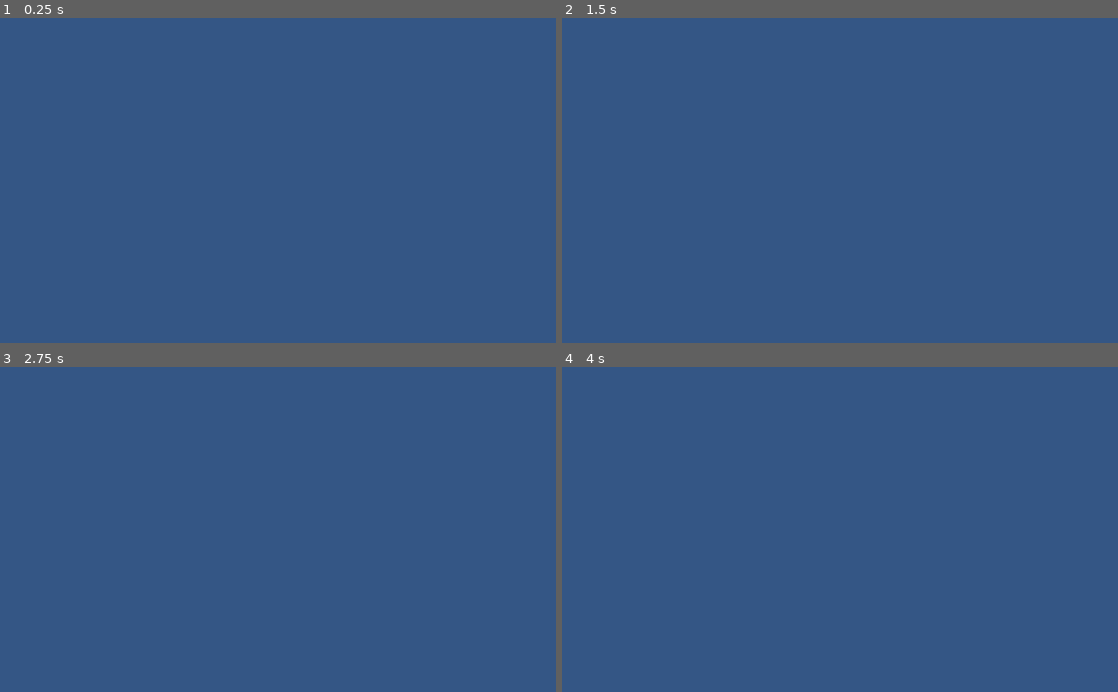
Above: before the commit, frames 1-4 (two rows, left to right).
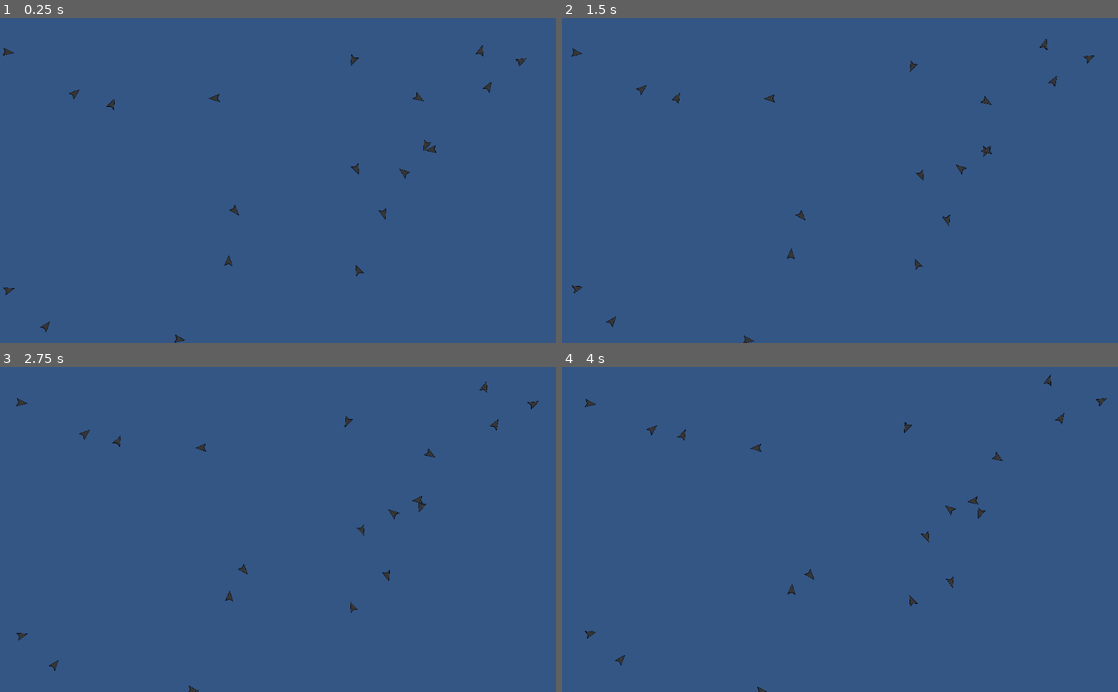
Above: after the commit, the same moments.

Repository: jrobchin/godot-boids
Game: Godot game, scene res://scenes/World.tscn
Two runs of this game, one before a commit and one after it. Both use one fixed random seed, a clock stepped at 60 frames per second and the inputs below.
Inputs:
- Up to frame 1 (0.25 s): no input
- Up to frame 2 (1.5 s): no input
- Up to frame 3 (2.75 s): no input
- Up to frame 4 (4 s): no input

The runs differ from the first frame. In frame 1, 0.5% of the frame differs, in the area x 0-95%, y 8-100%; in frame 2, 0.5%; in frame 3, 0.5%; in frame 4, 0.5%.

Commit message:
random boids moving forward

Diff:
--- a/scenes/Boid.gd
+++ b/scenes/Boid.gd
@@ -1,3 +1,30 @@
 extends Position2D
 
 class_name Boid
+
+var velocity: Vector2
+
+
+func move(delta: float, boids: Array):
+	# velocity = update_velocity(boids) * delta
+	position = position + velocity * delta
+
+
+func cohesion(boids: Array) -> Vector2:
+	return Vector2.ZERO
+
+
+func separation(boids: Array) -> Vector2:
+	return Vector2.ZERO
+
+
+func alignment(boids: Array) -> Vector2:
+	return Vector2.ZERO
+
+
+func update_velocity(boids: Array) -> Vector2:
+	return Vector2.ZERO
+
+
+func update_rotation(boids: Array) -> Vector2:
+	return Vector2.ZERO
--- a/scenes/Boid.tscn
+++ b/scenes/Boid.tscn
@@ -7,5 +7,5 @@
 script = ExtResource( 1 )
 
 [node name="Sprite" type="Sprite" parent="."]
-scale = Vector2( 0.05, 0.05 )
+scale = Vector2( 0.03, 0.04 )
 texture = ExtResource( 2 )
--- a/scenes/BoidGroup.gd
+++ b/scenes/BoidGroup.gd
@@ -1,19 +1,40 @@
 extends Node2D
+
+export var initial_boids: int = 20
 
 var rng := RandomNumberGenerator.new()
 var boid_scene = preload("res://scenes/Boid.tscn")
 
-# Called when the node enters the scene tree for the first time.
+var boids = []
+
+onready var viewport_size := get_viewport_rect().size
+onready var limits := {"x_min": 0, "x_max": viewport_size.x, "y_min": 0, "y_max": viewport_size.y}
+
+
 func _ready():
 	rng.randomize()
 
-
-func _input(event):
-	if event.is_action_pressed("debug_1"):
-		spawn_boid(rng.randi_range(0, 1024), rng.randi_range(0, 600))
+	spawn_random_boids(
+		initial_boids, limits["x_min"], limits["x_max"], limits["y_min"], limits["y_max"]
+	)
 
 
-func spawn_boid(x: int, y: int):
+func _process(delta: float):
+	for boid in boids:
+		boid.move(delta, boids)
+
+
+func spawn_random_boids(n: int, x_min: int, x_max: int, y_min: int, y_max: int):
+	for _i in range(n):
+		var boid := spawn_boid(rng.randi_range(x_min, x_max), rng.randi_range(y_min, y_max))
+		boids.append(boid)
+
+
+func spawn_boid(x: int, y: int) -> Boid:
 	var boid_instance := boid_scene.instance() as Boid
 	boid_instance.global_position = Vector2(x, y)
+	boid_instance.rotate(rng.randf_range(0, 2 * PI))
+	boid_instance.velocity = Vector2.UP.rotated(boid_instance.rotation) * 10
+
 	add_child(boid_instance)
+	return boid_instance
